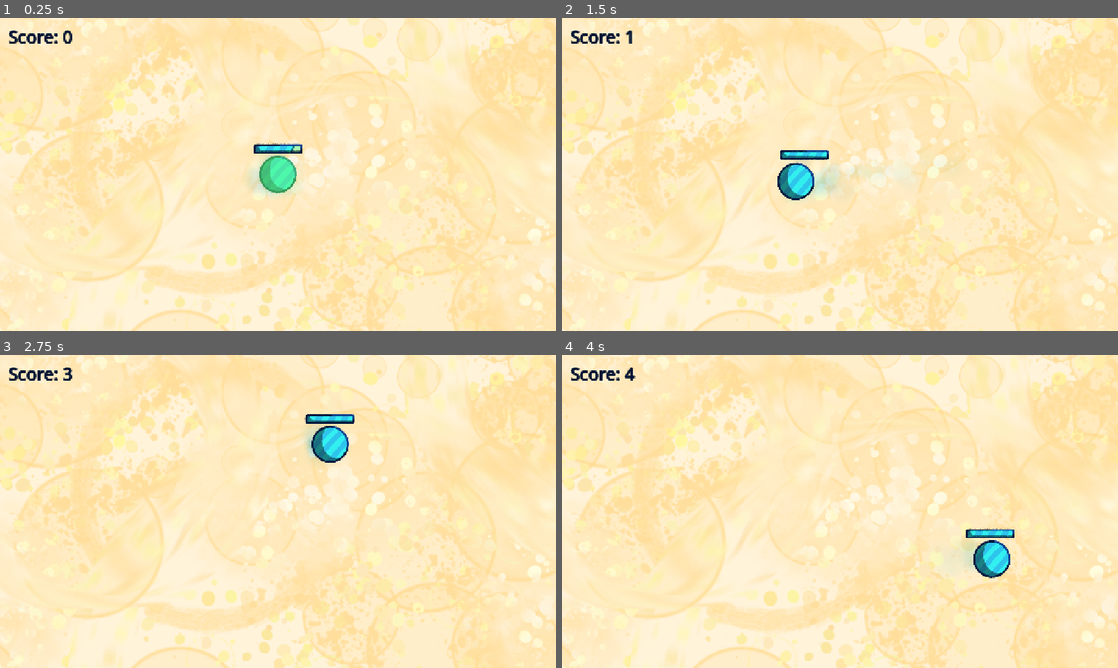
Above: before the commit, frames 1-4 (two rows, left to right).
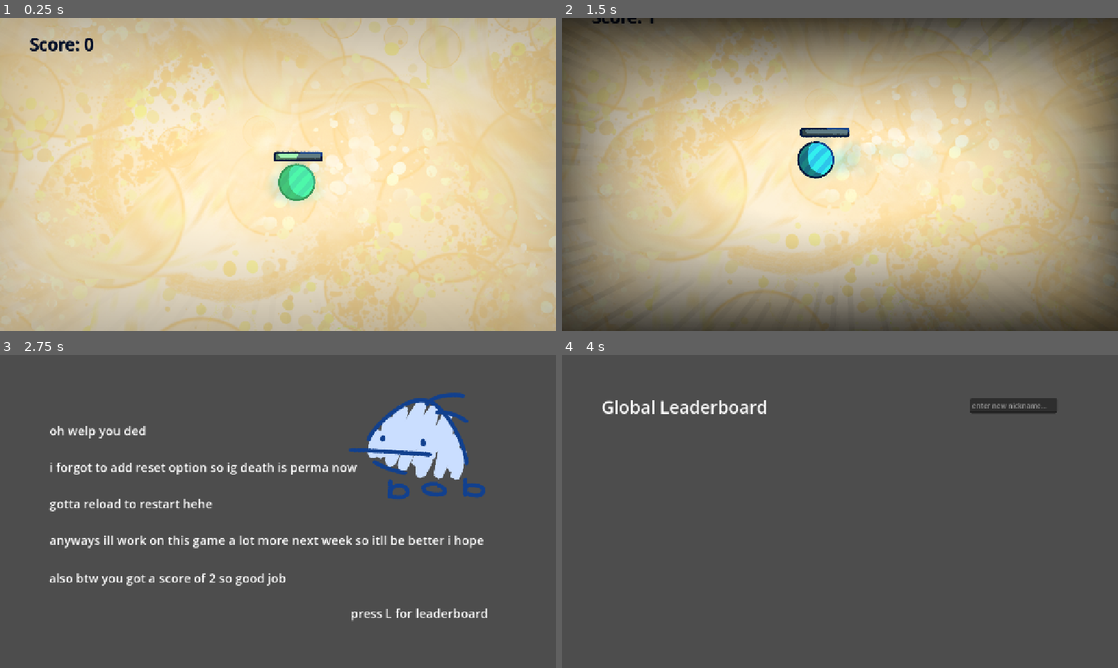
Above: after the commit, the same moments.

Repository: onebobtwobobredbobbluebob/dot-dodge-game
Game: Godot game, scene res://main/main.tscn
Two runs of this game, one before a commit and one after it. Both use one fixed random seed, a clock stepped at 60 frames per second and the inputs below.
Inputs (mouse positions are in pixels of both pictures, inside the frame that each line leads up to):
- Up to frame 1 (0.25 s): no input
- Up to frame 2 (1.5 s): tap Enter at 0.5 s; move the mouse to (962, 158) at 0.52 s; hold Right 0.53-1.28 s; tap L (toggle_leaderboard) at 0.6 s; click (962, 158) at 0.67 s; move the mouse to (728, 190) at 1.27 s; hold Down from 1.28 s (still down); tap Alt at 1.35 s
- Up to frame 3 (2.75 s): move the mouse to (333, 442) at 2.02 s; release Down at 2.03 s; hold Right from 2.03 s (still down); tap Shift at 2.1 s
- Up to frame 4 (4 s): move the mouse to (812, 574) at 2.77 s; release Right at 2.78 s; hold Up 2.78-3.53 s; tap L (toggle_leaderboard) at 2.85 s; click (812, 574) at 2.92 s; move the mouse to (1006, 558) at 3.52 s; hold Left from 3.53 s (still down); tap Alt at 3.6 s

The runs differ from the first frame. In frame 1, 65% of the frame differs, in the area x 0-100%, y 0-100%; in frame 2, 85%; in frame 3, 100%; in frame 4, 100%.

Commit message:
why is this so buggy wwahtauirwg

Diff:
--- a/main/line_edit.gd
+++ b/main/line_edit.gd
@@ -7,6 +7,6 @@
 	connect("text_submitted", submit_text)
 
 func submit_text(string: String):
+	submitted_string = string
 	submitted = true
-	submitted_string = string
 	release_focus()
--- a/main/main.gd
+++ b/main/main.gd
@@ -2,13 +2,14 @@
 
 var timer: float = 0
 var leaderboard: bool = false
+var player_id: String
+var board_ready: bool = false
 
 func _ready() -> void:
 	CheddaBoards.set_api_key("cb_dot-dodge-2_c0f4373ea37958099d97e7823b098e6b")
 	CheddaBoards.set_game_id("dot-dodge-2")
 	CheddaBoards.scoreboard_loaded.connect(_on_leaderboard)
-	await CheddaBoards.wait_until_ready()
-	CheddaBoards.login_anonymous()
+	get_board_ready()
 	GameState.alive = true
 
 func _process(delta: float) -> void:
@@ -16,14 +17,15 @@
 		$World.visible = false
 
 		if leaderboard:
-			if $Ded.visible or CheddaBoards._nickname_just_changed:
-				CheddaBoards.get_scoreboard("high-scores", 100)
-				$LeaderBoard/Label.text = "loading..."
-			if $LeaderBoard/LineEdit.submitted:
-				CheddaBoards.change_nickname($LeaderBoard/LineEdit.submitted_string)
-				$LeaderBoard/Label.text = "changing nickname..."
-				$LeaderBoard/LineEdit.submitted = false
-				#print("dwaefawef")
+			if board_ready:
+				if $Ded.visible or CheddaBoards._nickname_just_changed:
+					CheddaBoards.get_scoreboard("high-scores", 100)
+					$LeaderBoard/Label.text = "loading..."
+				if $LeaderBoard/LineEdit.submitted and not $LeaderBoard/LineEdit.submitted_string == "":
+					CheddaBoards.change_nickname(player_id)
+					$LeaderBoard/Label.text = "changing nickname..."
+					$LeaderBoard/LineEdit.submitted = false
+					#print("dwaefawef")
 			$Ded.visible = false
 			$LeaderBoard.visible = true
 			if Input.is_action_just_pressed("toggle_leaderboard") and not $LeaderBoard/LineEdit.has_focus():
@@ -58,4 +60,10 @@
 	print(id + ": " + "entires: " + str(entries.size()))
 	print("playerid: " + CheddaBoards.get_player_id())
 	for i in entries:
+		print(i)
 		$LeaderBoard/Label.text += "\n" + (str(int(round(i.rank))) + ": " + str(i.nickname) + " - " + str(int(round(i.score))))
+func get_board_ready():
+	await CheddaBoards.wait_until_ready()
+	CheddaBoards.login_anonymous()
+	player_id = CheddaBoards.get_player_id()
+	board_ready = true
--- a/player/player.gd
+++ b/player/player.gd
@@ -3,7 +3,7 @@
 var speed: float = 0
 var old_pos: Vector2 = position
 var max_health: float = 100
-var health: float = 100
+var health: float = 0
 var flash_timer: float = 0
 var flash: float = 1
 var flash_green: float = 1
Not shown, changed: export_presets.cfg
